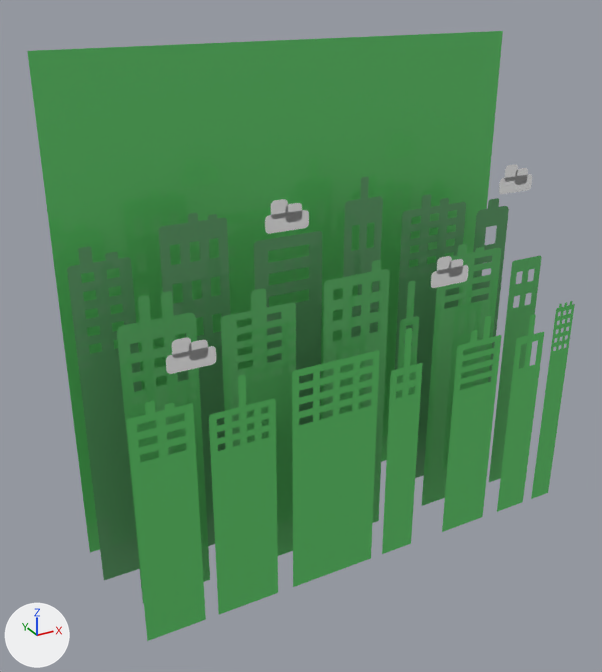
The glTF model public/glb/background-forest.glb: old version first, new version second.
The view is the same before and after, from a 50 mm camera at (-0.799, -1.062, 0.62) aimed at (-0.068, 0.266, -0.043). Every picture has the same lights, and +X, +Y and +Z are marked at lower left. The picture after the commit comes second.

Names of what the first picture shows: 'Background-2', 'Background-3', 'Background-4', 'Background-5', 'Clouds'.
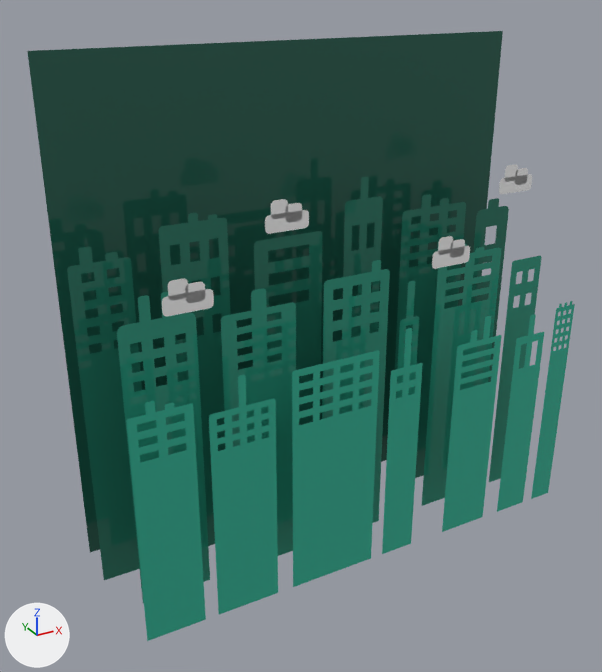
Location of each change, (x1, y1, x2, y2) in pixels of the pictures (602 x 672 px; the box of a moved part takes in the faces that stretch with it):
'Background-5', recoloured (green to dark green): (27, 31, 503, 552) in both
'Background-2', recoloured (green to cyan): (126, 301, 575, 641) in both
'Background-4', recoloured (green to dark cyan): (67, 177, 509, 580) in both
'Background-3', recoloured (green to cyan): (117, 244, 542, 603) in both
'Clouds', reshaped (27% shorter): before (166, 164, 532, 374); after (162, 164, 532, 317)
part 1 of me_cube_001, moved or reshaped: before (437, 256, 452, 274); after (438, 236, 453, 255)
part 2 of me_cube_001, moved or reshaped: before (431, 265, 468, 288); after (432, 246, 470, 269)
part 3 of me_cube_001, moved or reshaped: before (449, 259, 463, 277); after (450, 239, 465, 258)
part 4 of me_cube_001, moved or reshaped: before (172, 337, 192, 359); after (168, 279, 188, 300)
part 5 of me_cube_001, moved or reshaped: before (166, 346, 216, 374); after (162, 289, 214, 317)
part 6 of me_cube_001, moved or reshaped: before (189, 340, 208, 360); after (185, 282, 206, 303)

What the commit changed:
Material 'color-5' (mat_color_5) changes colour from green #62d06d to dark green #236050; in linear values from (0.122, 0.631, 0.153) to (0.0168, 0.117, 0.0802).
Material 'color-3' (mat_color_3) changes colour from green #62c16d to cyan #2f9a81; in linear values from (0.122, 0.533, 0.153) to (0.0284, 0.323, 0.22).
Material 'color-2' (mat_color_2) changes colour from green #62d06d to cyan #35b79a; in linear values from (0.122, 0.631, 0.153) to (0.0356, 0.474, 0.323).
Material 'color-4' (mat_color_4) changes colour from green #62a66d to dark cyan #287965; in linear values from (0.122, 0.381, 0.153) to (0.0212, 0.191, 0.13).
me_cube_001 is used by ob_clouds; location (0.0, 0.0, 0.0).
me_cube_001 had 192 vertices, 168 faces and spanned x -0.406..0.437, y 0.1..0.2, z 0.023..0.262.
me_cube_001 now has 192 vertices, 168 faces and spans x -0.406..0.437, y 0.1..0.2, z 0.115..0.262.
me_cube_001 part 1: the loose piece of 16 vertices spanning x 0.127..0.16, y 0.1, z 0.102..0.135 is moved by (0.0, 0.0, 0.038).
me_cube_001 part 2: the loose piece of 16 vertices spanning x 0.115..0.202, y 0.1, z 0.077..0.111 is moved by (0.0, 0.0, 0.038).
me_cube_001 part 3: the loose piece of 16 vertices spanning x 0.155..0.188, y 0.1, z 0.092..0.125 is moved by (0.0, 0.0, 0.038).
me_cube_001 part 4: the loose piece of 16 vertices spanning x -0.394..-0.361, y 0.1, z 0.048..0.081 is moved by (0.0, 0.0, 0.1).
me_cube_001 part 5: the loose piece of 16 vertices spanning x -0.406..-0.319, y 0.1, z 0.023..0.057 is moved by (0.0, 0.0, 0.1).
me_cube_001 part 6: the loose piece of 16 vertices spanning x -0.366..-0.333, y 0.1, z 0.038..0.071 is moved by (0.0, 0.0, 0.1).
